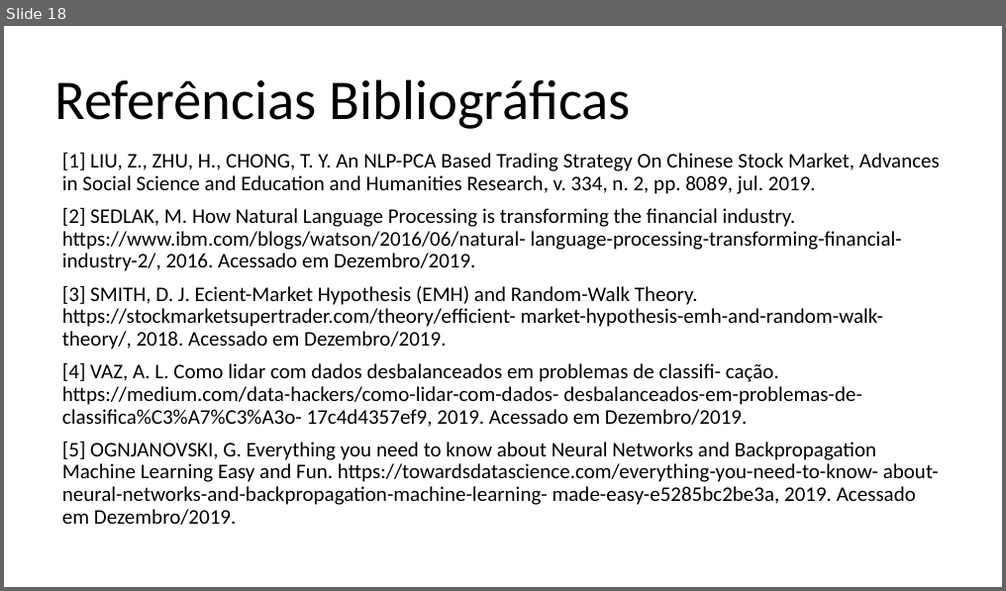
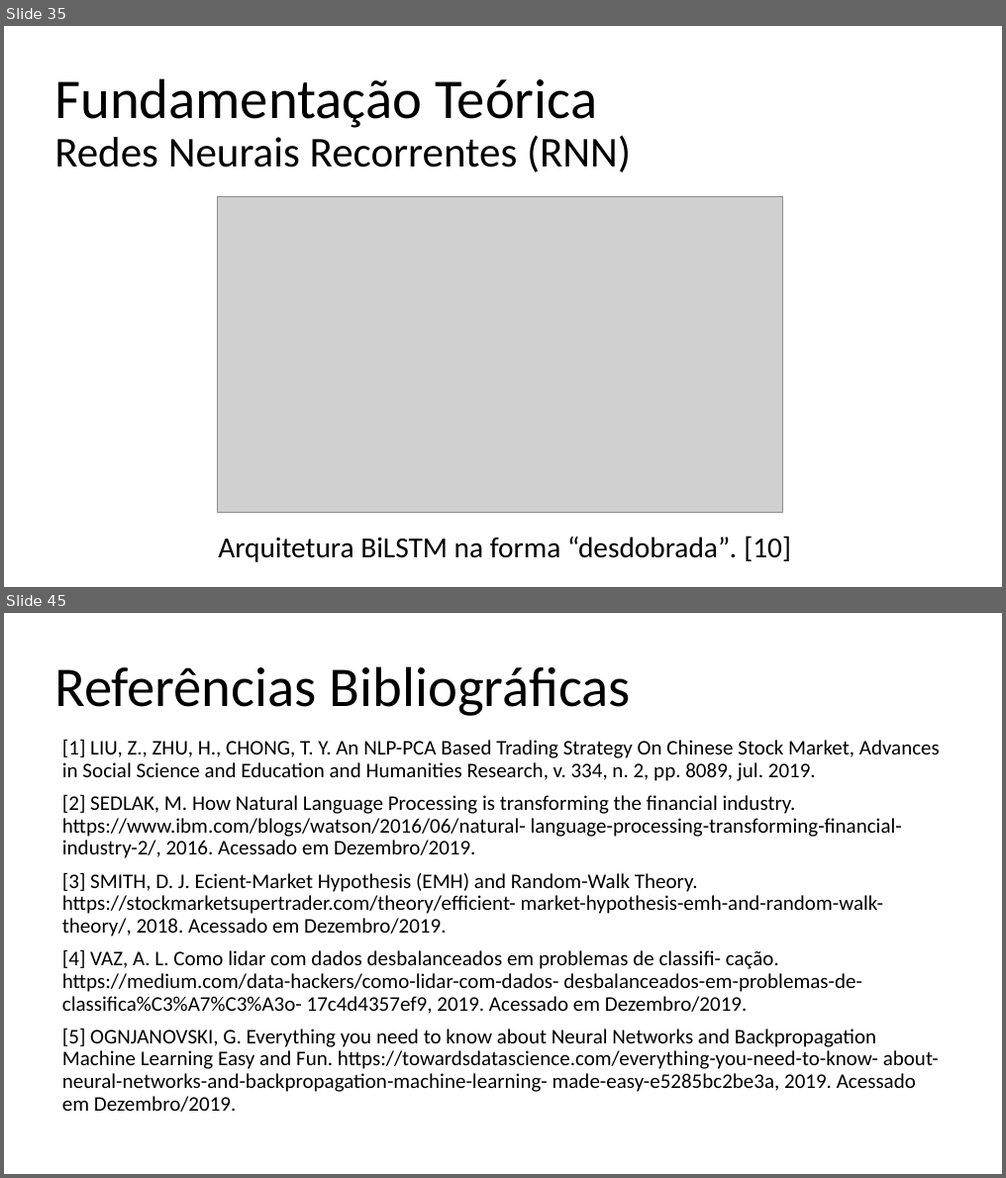
Before and after one commit to lgcanto/tcc, a slide deck: TCC_LGC_V1.pptx. Shown one above the other, each under a label of ours: slide 18 before the commit, slides 35 and 45 after it; the slides between them are not shown. The pictures are 1006x591 and 1006x1178 pixels, drawn with LibreOffice and Linux fonts; fonts in the diff are those of the drawing; grey boxes stand for pictures. Boxes give left, top, right and bottom in pixels: in the first picture for what was removed or moved away, otherwise in the second. Text is boxed around its words. In the diff, an @@ line names an element or a change of style, - is before the commit and + after.

```diff
--- a/TCC_LGC_V1.pptx
+++ b/TCC_LGC_V1.pptx
@@ slide 35 added at [4,26,1002,587], background #FFFFFF @@
@@ title added at [54,78,631,173], 41 pt, text #000000 @@
+Fundamentação Teórica
+Redes Neurais Recorrentes (RNN)
@@ picture added at [218,196,782,512] @@
@@ text added at [218,536,791,563], 28 pt, text #000000 @@
+Arquitetura BiLSTM na forma “desdobrada”. [10]
@@ what was slide 18 is now slide 45 @@
```
Also in this commit, not shown: 2 slides changed, 28 other slides added, 2 slides removed.
